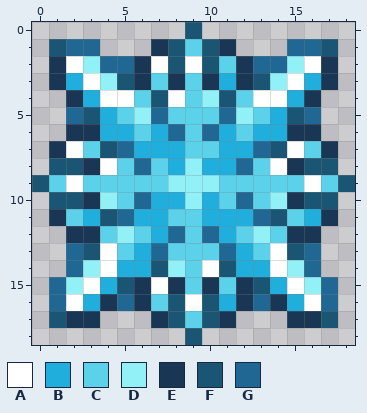
Two versions of one pixel-art sprite, Projectiles/RockCandy.png. The picture above is the old version.
The file is 38x38 pixels, drawn in blocks of 2x2; one block is one cell here.
Palette (. is transparent): A #ffffff  B #20aedd  C #5bd1ea  D #91f1f7  E #1a3655  F #1a5673  G #206893
Pixels before, first column x 0:
 0 .........F.........
 1 .FGG...EFCFE...GGF.
 2 .EADGGEAFAFCEGGDAE.
 3 .EBADFECECEBEFDABE.
 4 ..EBAACFACDFCAABE..
 5 ..GFBCDGCCCGDCBFG..
 6 ..EEBBCBGCGBCBBEE..
 7 .EACFGBBBCCBBGFACE.
 8 .FFEACGCBDBBGCAEFF.
 9 FCACCCCCDDDCCCCCACF
10 .FFEDCGBBDBCGCDEFF.
11 .ECBFGBBCCBBBGFCBE.
12 ..EECDCBGCGBCDCEE..
13 ..GFACBGCCCGBCAFG..
14 ..GDABBFDCAFBBADG..
15 .GDABFEAECECEFBADG.
16 .GABEGECFAFBEGEBAG.
17 .FEE...EFCFE...EEF.
18 .........F.........
New version:
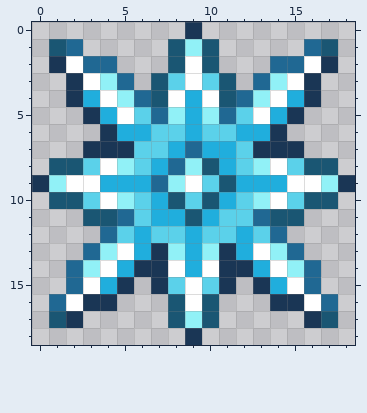
The exact change:
Changed rows in their new state; - is an unchanged pixel.
first column x 0:
 0 ---------E---------
 1 ---.---.-D-.---.---
 2 ---G-...---...-G---
 3 -.E--G.FCACF.G--E.-
 4 -----DG--BA-GD-----
 5 --.E-AC-DBD-CA-E.--
 6 --..E-BCCBCCB-E..--
 7 -..EEECC-GB-CEEE..-
 8 ---C-DCBG-F-CD-C---
 9 ED-ABBBG-ACFBBBA-DE
10 ---CADC-FCFBCDAC---
11 -..F--C-BF-CC--F..-
12 --..GCBCCBCCBCG..--
13 --.GDA-EDBDE-ADG.--
14 ------EEAB-EE------
15 -.G--E.ECACE.E--G.-
16 ---E-...---...-E---
17 ---.---.-D-.---.---
18 ---------E---------
Where, in picture pixels (left, top, right, bottom), the same in both pictures:
changed: (32, 22, 355, 345)
